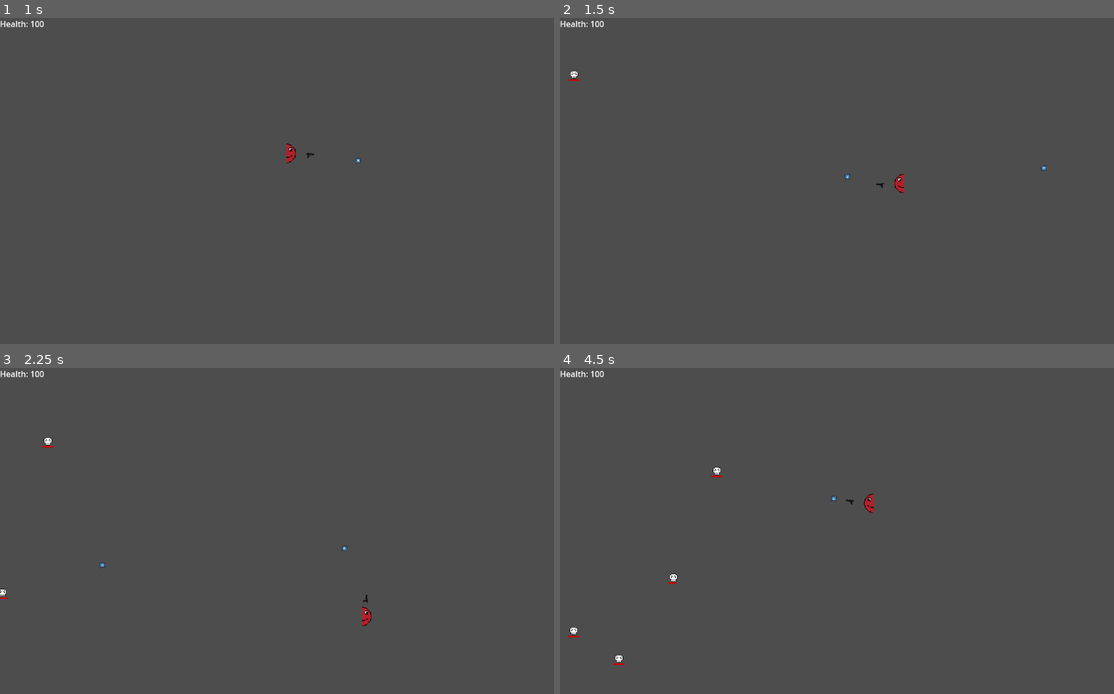
Above: before the commit, frames 1-4 (two rows, left to right).
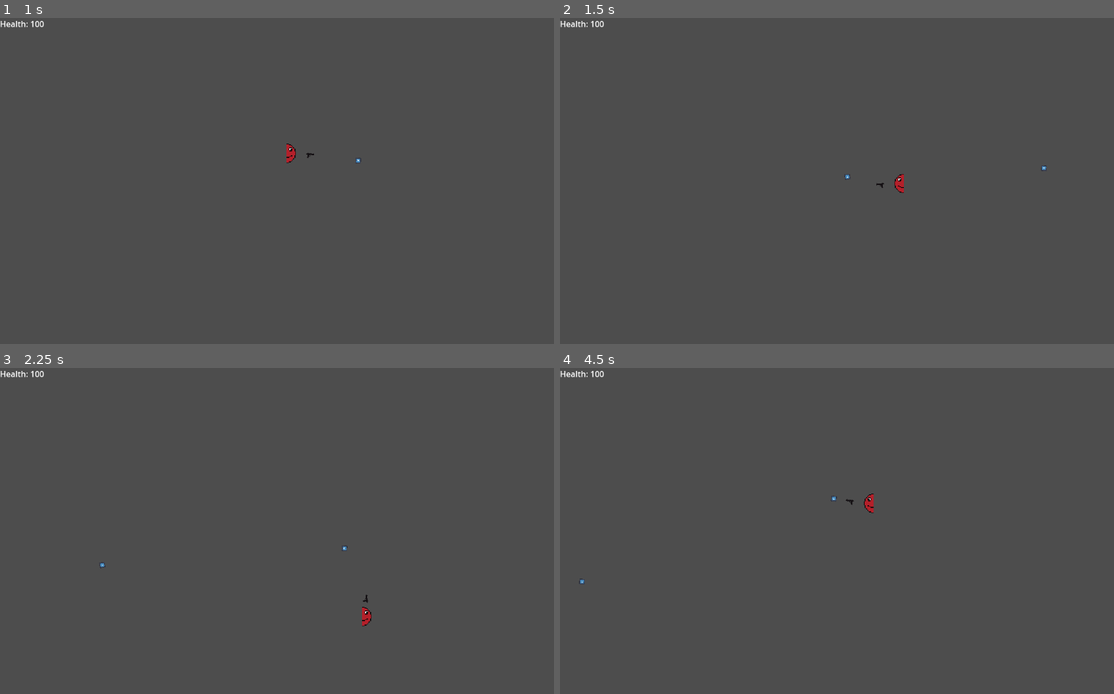
Above: after the commit, the same moments.

Repository: Techtix0/horde_survivor
Game: Godot game, scene res://src/level_01.tscn
The game is run twice, just before and just after one commit, with the same random seed, the same clock (stepped at 60 frames per second) and the same inputs. The engine's default icon, where the game draws it, is replaced by a stand-in: a white triangle on a blue panel in a dark square.
Inputs (mouse positions are in pixels of both pictures, inside the frame that each line leads up to):
- Up to frame 1 (1 s): tap Enter at 0.5 s; move the mouse to (415, 164) at 0.52 s; press the mouse at (415, 164) at 0.53 s; hold D (right) from 0.53 s (still down)
- Up to frame 2 (1.5 s): move the mouse to (731, 197) at 1.27 s; release D (right) at 1.28 s; release the mouse at (731, 197) at 1.28 s; hold S (down) from 1.28 s (still down); click (731, 197) at 1.35 s
- Up to frame 3 (2.25 s): move the mouse to (349, 459) at 2.02 s; release S (down) at 2.03 s; press the mouse at (349, 459) at 2.03 s; hold D (right) from 2.03 s (still down)
- Up to frame 4 (4.5 s): move the mouse to (820, 596) at 2.77 s; release D (right) at 2.78 s; release the mouse at (820, 596) at 2.78 s; hold W (up) 2.78-3.53 s; click (820, 596) at 2.85 s; move the mouse to (1025, 579) at 3.52 s; press the mouse at (1025, 579) at 3.53 s; hold A (left) from 3.53 s (still down); move the mouse to (676, 482) at 4.27 s; release the mouse at (676, 482) at 4.28 s; click (676, 482) at 4.35 s

Frame 1 is identical in both runs. In frame 2, less than 0.1% of the frame differs, in the area x 1-4%, y 16-20%; in frame 3, less than 0.1%; in frame 4, 0.2%, in the area x 1-30%, y 30-92%.

Commit message:
Fix: enemies spawn around player

Diff:
--- a/src/level_01.gd
+++ b/src/level_01.gd
@@ -25,5 +25,12 @@
 	enemy_spawn_timer = enemy_spawn_interval
 
 func randomize_spawn_point():
-	var new_position = Vector2(-20, randi_range(-50, 700))
+	# var new_position = Vector2(-20, randi_range(-50, 700))
+
+	var angle = randf_range(0,PI*2)
+	var new_position = PlayerManager.player.position + Vector2(
+		cos(randf_range(0, 2 * PI)),
+		sin(randf_range(0, 2 * PI))
+		).normalized() * 1000 # TODO: distance to player
+
 	get_node("EnemySpawnPoint").global_position = new_position
